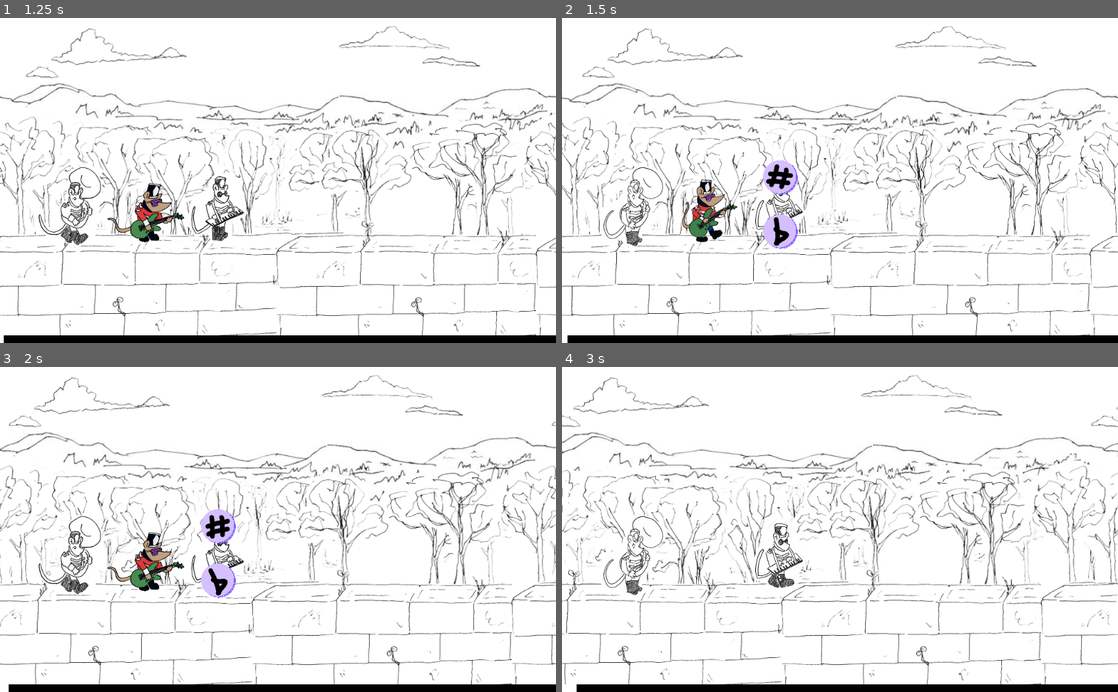
Above: before the commit, frames 1-4 (two rows, left to right).
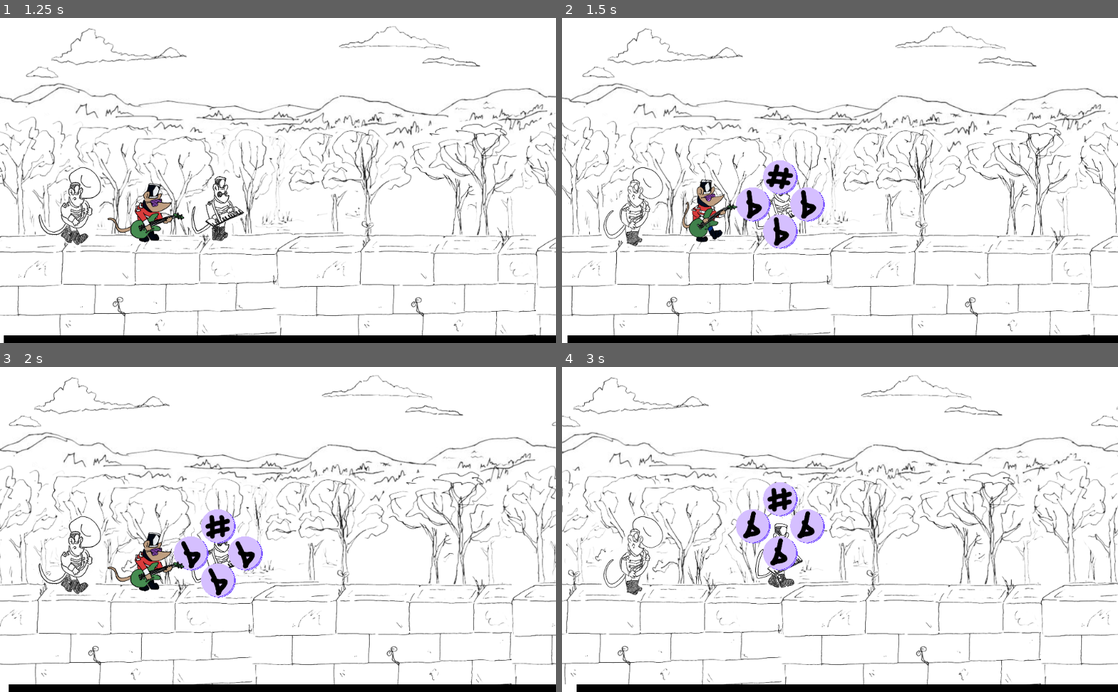
Above: after the commit, the same moments.

Repository: Binney/ludum-dare-46
Game: Godot game, scene res://Menu.tscn
Same seed, same stepped clock (60 frames per second), same inputs: the game is played once before the commit and once after it. Sound files missing from this copy of the repository are replaced by a short silence.
Inputs (mouse positions are in pixels of both pictures, inside the frame that each line leads up to):
- Up to frame 1 (1.25 s): click "Level 1" at 0.5 s
- Up to frame 2 (1.5 s): move the mouse to (778, 203) at 1.27 s; click (778, 203) at 1.42 s
- Up to frame 3 (2 s): no input
- Up to frame 4 (3 s): move the mouse to (778, 552) at 2.02 s; click (778, 552) at 2.17 s; move the mouse to (778, 526) at 2.77 s; click (778, 526) at 2.92 s

Frame 1 is identical in both runs. In frame 2, 1.0% of the frame differs, in the area x 31-48%, y 52-63%; in frame 3, 1.0%; in frame 4, 2.1%, in the area x 31-48%, y 35-63%.

Commit message:
Let's do the time warp again
(Re-introduce time offsetting)

Diff:
--- a/project/Mousician.gd
+++ b/project/Mousician.gd
@@ -11,6 +11,7 @@
 var pitch_offset = 0
 var time_offset = 0
 var touch_start
+var track_start_time
 
 func _ready():
 	rng.randomize()
@@ -19,6 +20,9 @@
 func _process(delta):
 	if ((!is_sad()) && (rng.randf() < (SADNESS_CHANCE_PER_SECOND * delta))):
 		become_sad()
+
+	if (is_percussion && time_offset != 0):
+		$AudioStreamPlayer.pitch_scale += (time_offset * delta / 50)
 
 func is_open_menu_event(event):
 	return event is InputEventScreenTouch && event.is_pressed()
@@ -33,14 +37,15 @@
 
 func play_loop():
 	$AudioStreamPlayer.stream = loop_track
+	track_start_time = OS.get_ticks_usec()
 	$AudioStreamPlayer.play()
 
 func become_sad():
 	match (rng.randi_range(0, 1 if is_percussion else 3)):
 		0:
-			pitch_offset = 1
+			time_offset = 1
 		1:
-			pitch_offset = -1
+			time_offset = -1
 		2:
 			pitch_offset = 1
 		3:
@@ -51,23 +56,43 @@
 	match [pitch_offset, time_offset]:
 		[0, 0]:
 			$AnimatedSprite.play("happy_" + instrument)
+			$AudioStreamPlayer.pitch_scale = 1
+			resync_track()
 			$AudioStreamPlayer.bus = "Healthy"
 		[-1, 0]:
 			$AnimatedSprite.play("sad_" + instrument)
+			$AudioStreamPlayer.pitch_scale = 1
+			resync_track()
 			$AudioStreamPlayer.bus = "Flat"
 		[1, 0]:
 			$AnimatedSprite.play("sad_" + instrument)
+			$AudioStreamPlayer.pitch_scale = 1
+			resync_track()
 			$AudioStreamPlayer.bus = "Sharp"
-		[0, 0]:
-			$AnimatedSprite.play("happy_" + instrument)
-			$AudioStreamPlayer.bus = "Healthy"
 		[0, -1]:
 			$AnimatedSprite.play("sad_" + instrument)
-			$AudioStreamPlayer.bus = "Slow"
+			if (is_percussion):
+				$AudioStreamPlayer.pitch_scale = 1
+				resync_track()
+				$AudioStreamPlayer.bus = "Healthy"
+			else:
+				$AudioStreamPlayer.pitch_scale = pow(2, -1/float(12))
+				$AudioStreamPlayer.bus = "Sharp"
 		[0, 1]:
 			$AnimatedSprite.play("sad_" + instrument)
-			$AudioStreamPlayer.bus = "Fast"
+			if (is_percussion):
+				$AudioStreamPlayer.pitch_scale = 1
+				resync_track()
+				$AudioStreamPlayer.bus = "Healthy"
+			else:
+				$AudioStreamPlayer.pitch_scale = pow(2, 1/float(12))
+				$AudioStreamPlayer.bus = "Flat"
 
+func resync_track():
+	var elapsedMicroseconds = OS.get_ticks_usec() - track_start_time
+	var elapsedSeconds = elapsedMicroseconds / float(1000000)
+	var loopOffset = fmod(elapsedSeconds, $AudioStreamPlayer.stream.get_length())
+	$AudioStreamPlayer.seek(loopOffset)
 
 func _on_Sharpen_performAction():
 	if (pitch_offset < 0):
@@ -88,6 +113,21 @@
 func hide_menu():
 	$ActionMenu.visible = false
 
-
 func _on_ActionMenu_cancel():
 	hide_menu()
+
+func _on_Push_performAction():
+	if (time_offset < 0):
+		time_offset = 0
+	elif (time_offset == 0):
+		time_offset = 1
+	update_output()
+	hide_menu()
+
+func _on_Pull_performAction():
+	if (time_offset > 0):
+		time_offset = 0
+	elif (time_offset == 0):
+		time_offset = -1
+	update_output()
+	hide_menu()
--- a/project/Mousician.tscn
+++ b/project/Mousician.tscn
@@ -18,7 +18,6 @@
 position = Vector2( -1, 0 )
 scale = Vector2( 0.5, 0.5 )
 frames = ExtResource( 1 )
-animation = "sad_guitar"
 frame = 3
 playing = true
 
@@ -40,9 +39,17 @@
 position = Vector2( 0, 50 )
 action = "flatten"
 
+[node name="Push" parent="ActionMenu" instance=ExtResource( 3 )]
+position = Vector2( 50, 0 )
+
+[node name="Pull" parent="ActionMenu" instance=ExtResource( 3 )]
+position = Vector2( -50, 0 )
+
 [node name="CollisionShape2D" type="CollisionShape2D" parent="ActionMenu"]
 scale = Vector2( -10.9485, -41.0251 )
 shape = SubResource( 2 )
 [connection signal="cancel" from="ActionMenu" to="." method="_on_ActionMenu_cancel"]
 [connection signal="performAction" from="ActionMenu/Sharpen" to="." method="_on_Sharpen_performAction"]
 [connection signal="performAction" from="ActionMenu/Flatten" to="." method="_on_Flatten_performAction"]
+[connection signal="performAction" from="ActionMenu/Push" to="." method="_on_Push_performAction"]
+[connection signal="performAction" from="ActionMenu/Pull" to="." method="_on_Pull_performAction"]
